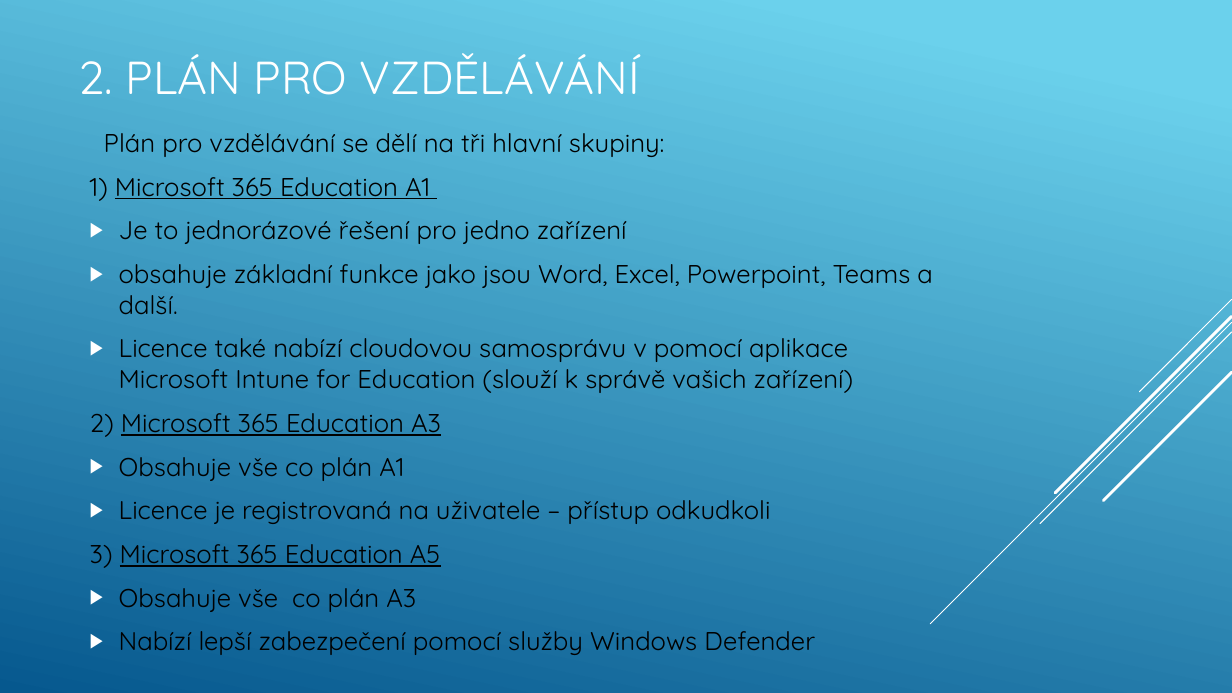
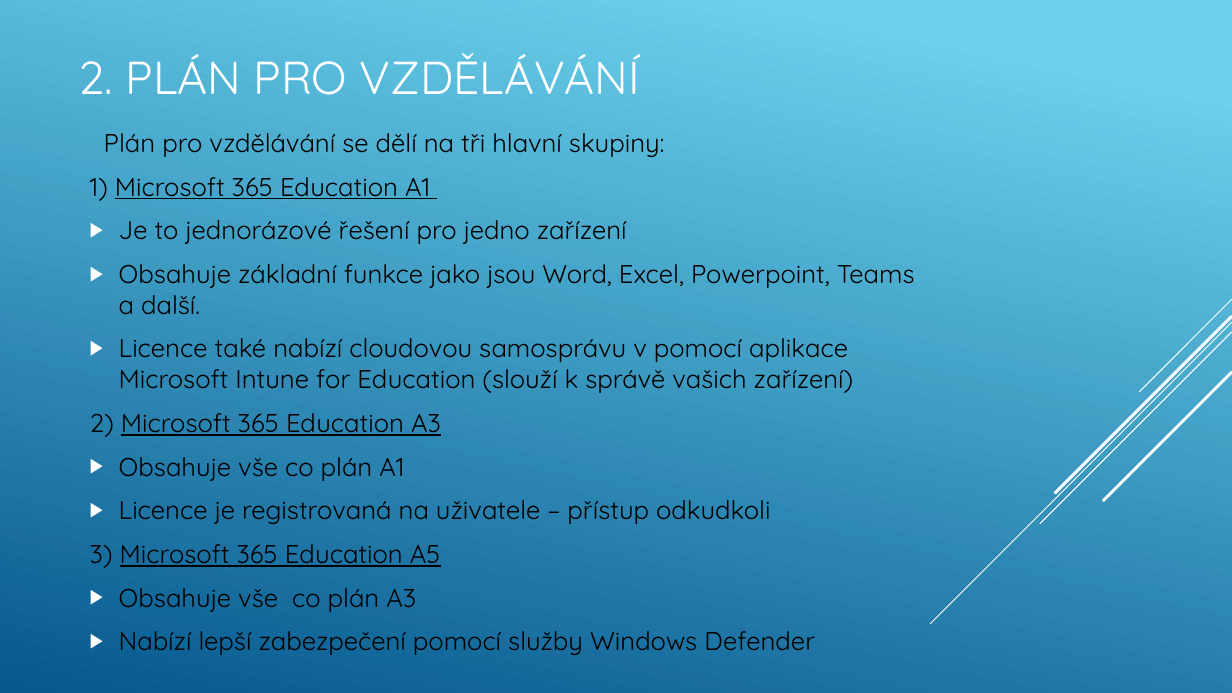
Before and after one commit to machacekadam/Office-365-a-jeho-mo-nosti, a slide deck: slide 7 of Machacek.pptx. Drawn at 1232x693 pixels with LibreOffice and Linux fonts; fonts in the diff are those of the drawing. Boxes give left, top, right and bottom in pixels: in the first picture for what was removed or moved away, otherwise in the second. Text is boxed around its words. In the diff, an @@ line names an element or a change of style, - is before the commit and + after.

```diff
--- a/Machacek.pptx
+++ b/Machacek.pptx
@@ text at [119, 264, 915, 315]: text changed @@
-▶ obsahuje základní funkce jako jsou Word, Excel, Powerpoint, Teams a další.
+▶ Obsahuje základní funkce jako jsou Word, Excel, Powerpoint, Teams a další.
```
